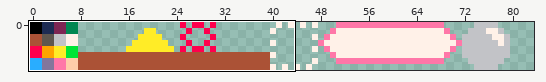
Two versions of one sprite sheet, tiles.png. The first picture is a wide view before the edit; the outline marks the close-up.
Close-up. Before:
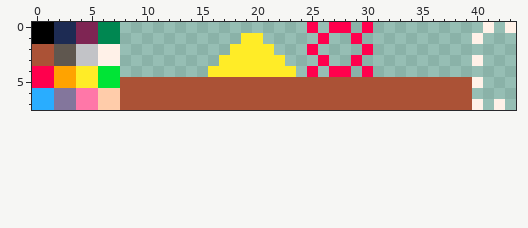
The file is 256x8 pixels. Shown: x 0..43, y 0..7. The wide view leaves out empty margins.
And afterwards:
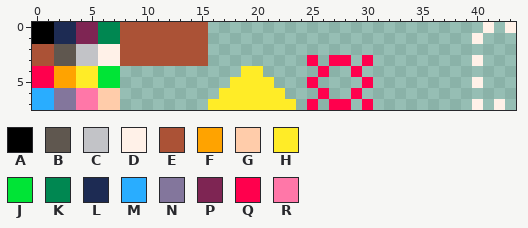
Palette (. is transparent): A #000000  B #5f574f  C #c2c3c7  D #fff1e8  E #ab5236  F #ffa300  G #ffccaa  H #ffec27  J #00e436  K #008751  L #1d2b53  M #29adff  N #83769c  P #7e2553  Q #ff004d  R #ff77a8
Difference:
y 0: x 8..15 ........ -> EEEEEEEE; x 25 Q -> .; x 27..28 QQ -> ..; x 30 Q -> .
y 1: x 8..15 ........ -> EEEEEEEE; x 19..20 HH -> ..; x 26 Q -> .; x 29 Q -> .
y 2: x 8..15 ........ -> EEEEEEEE; x 18..21 HHHH -> ....; x 25 Q -> .; x 30 Q -> .
y 3: x 8..15 ........ -> EEEEEEEE; x 17..22 HHHHHH -> ......; x 25..30 .Q..Q. -> Q.QQ.Q
y 4: x 16..18 HHH -> ...; x 21..23 HHH -> ...; x 25..30 Q.QQ.Q -> .Q..Q.
y 5: x 8..39 EEEEEEEEEEEEEEEEEEEEEEEEEEEEEEEE -> ..........HHHH...Q....Q.........
y 6: x 8..39 EEEEEEEEEEEEEEEEEEEEEEEEEEEEEEEE -> .........HHHHHH...Q..Q..........
y 7: x 8..39 EEEEEEEEEEEEEEEEEEEEEEEEEEEEEEEE -> ........HHHHHHHH.Q.QQ.Q.........
Pixel boxes of the changes (left, top, right, bottom) in both close-ups:
changed: (120, 22, 472, 110)
